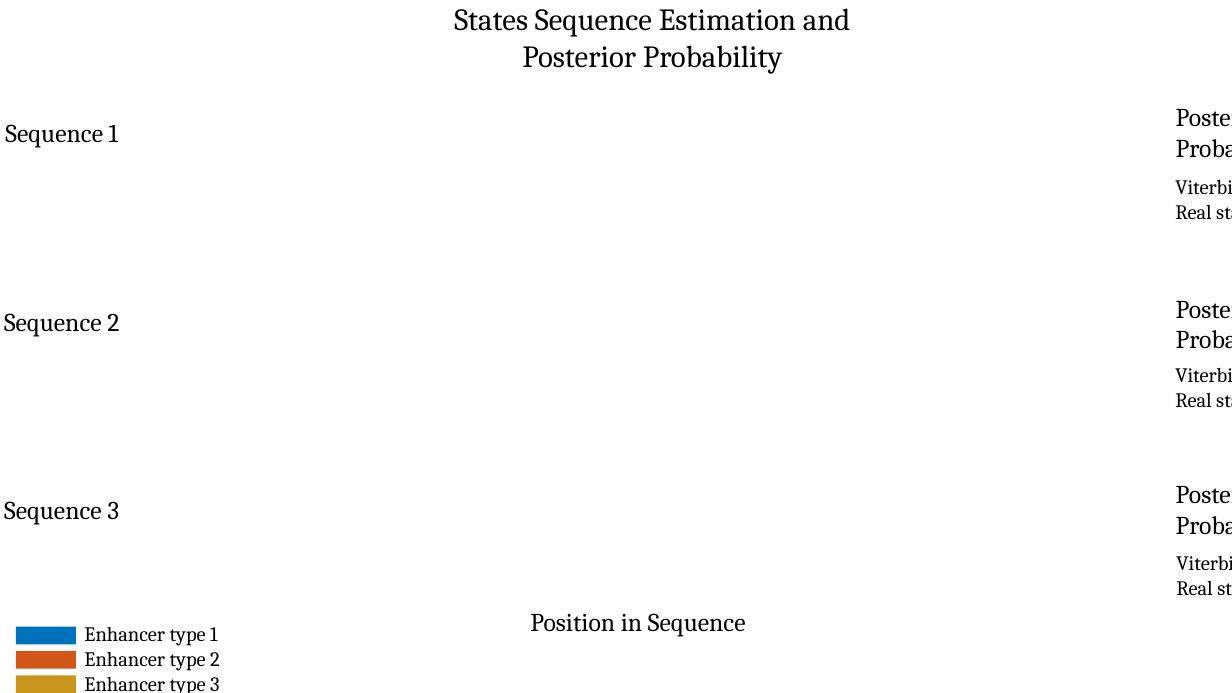
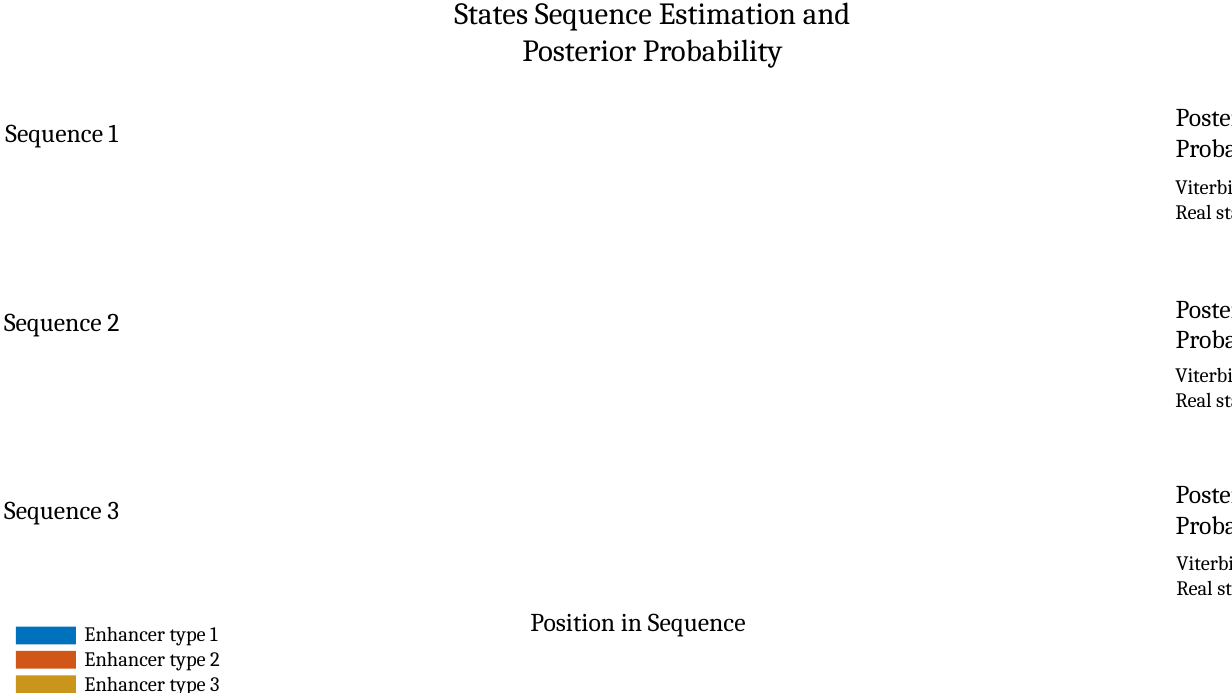
Before and after one commit to David-Taub/HOP-HMM, a slide deck: slide 9 of Help/Figures3.pptx. Drawn at 1232x693 pixels with LibreOffice and Linux fonts; fonts in the diff are those of the drawing; background and template pictures are left out. Boxes give left, top, right and bottom in pixels: in the first picture for what was removed or moved away, otherwise in the second. Text is boxed around its words. In the diff, an @@ line names an element or a change of style, - is before the commit and + after.

```diff
--- a/Help/Figures3.pptx
+++ b/Help/Figures3.pptx
@@ text "States Sequence Estimation and Posterior ...": place and size @@
-text "States Sequence Estimation and Posterior ..." at <box>454,8,851,74</box>
+text "States Sequence Estimation and Posterior ..." at <box>454,2,851,68</box>
```
Also in this commit, not shown: 2 other slides changed, 15 other files.
